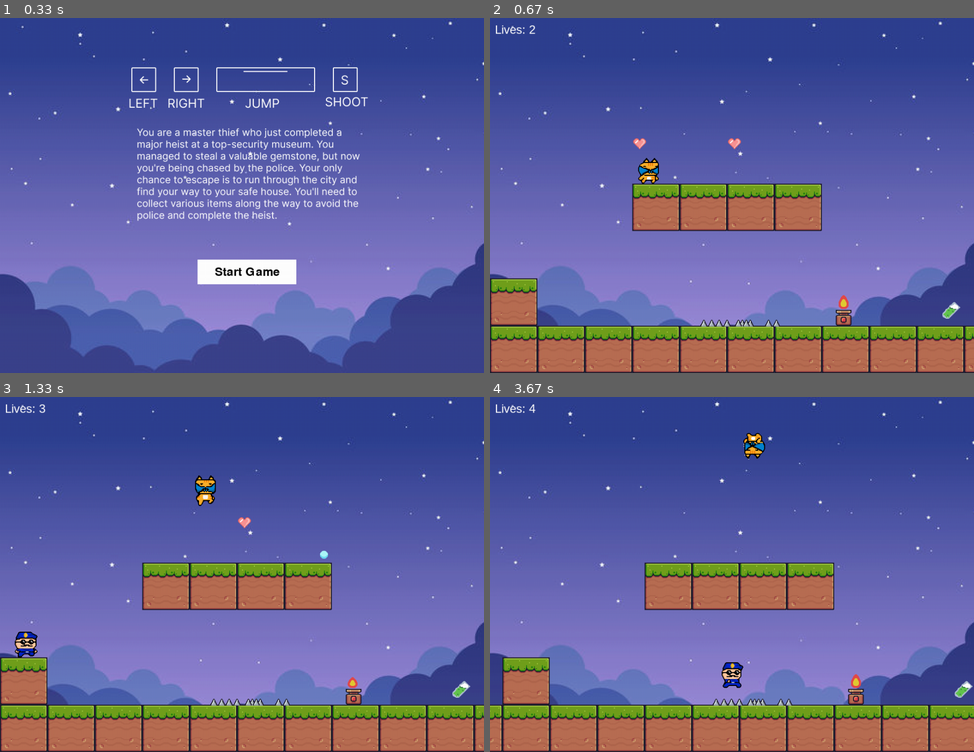
Above: before the commit, frames 1-4 (two rows, left to right).
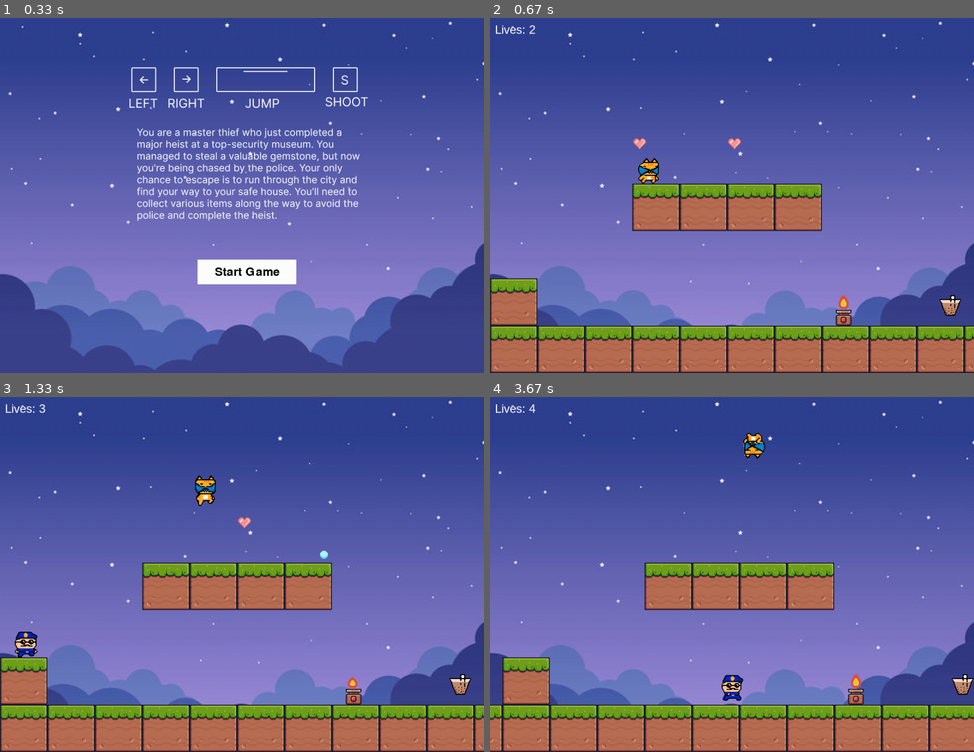
Above: after the commit, the same moments.

Repository: biancafu/pygame_hackathon
Game: pygame game, started from main.py
The game is run twice, just before and just after one commit, with the same random seed, the same clock (stepped at 60 frames per second) and the same inputs.
Inputs:
- Up to frame 1 (0.33 s): no input
- Up to frame 2 (0.67 s): click "Start Game" at 0.38 s
- Up to frame 3 (1.33 s): tap S at 0.67 s; hold Right from 1 s (still down); tap Space at 1.07 s
- Up to frame 4 (3.67 s): tap Space at 1.37, 1.57, 1.87, 2.07, 2.37, 2.63, 2.93, 3.07, 3.37 s; release Right at 1.47 s; hold Right 1.5-1.97 s; hold Left 2-2.53 s; tap S at 2.15 s; hold Left 2.57-2.97 s; hold Right 3-3.63 s

Frame 1 is identical in both runs. In frame 2, 0.4% of the frame differs, in the area x 43-98%, y 78-87%; in frame 3, 0.4%; in frame 4, 0.8%, in the area x 46-100%, y 74-87%.

Commit message:
changed the main function name around with menu

Diff:
--- a/main.py
+++ b/main.py
@@ -425,17 +425,17 @@
 
     def __init__(self, x, y, width, height):
         super().__init__(x, y, width, height, "speed")
-        self.heart = load_sprite_sheets("Items", "Potion", 32, 32)
-        self.image = self.heart["poison"][0]
+        self.speed = load_sprite_sheets("Items", "Potion", 32, 32)
+        self.image = self.speed["bbt"][0]
         self.mask = pygame.mask.from_surface(self.image)
         self.x = x
         self.y = y
         self.animation_count = 0
-        self.animation_name = "poison"
+        self.animation_name = "bbt"
 
     def loop(self): #looping for each frame
 
-        sprites = self.heart[self.animation_name]
+        sprites = self.speed[self.animation_name]
         sprite_index = (self.animation_count // self.ANIMATION_DELAY) % len(sprites)
         self.image = sprites[sprite_index]
         self.animation_count += 1
@@ -586,7 +586,7 @@
     pygame.display.update()
 
 
-def main_menu(window):
+def main(window):
     while True:
         window.blit(BG_IMG, (0,0))
         instruction_image = pygame.image.load("keys.png")
@@ -607,7 +607,7 @@
 
         if button_1.collidepoint((mx, my)):
             if click:
-                main(window)
+                main_game(window)
 
         pygame.display.update()
 
@@ -625,7 +625,7 @@
         clock.tick(FPS)
 
 
-def main(window):
+def main_game(window):
 
     block_size = 96
 
@@ -641,12 +641,16 @@
     collectibles = [heart1, heart2, speed]
     #blocks and traps
     blocks = []
+    fire = Fire(700, WIN_HEIGHT - block_size - 64, 16, 32)
+    fire.on()
+    floor = [Block(i * block_size, WIN_HEIGHT - block_size, block_size) for i in range(-WIN_WIDTH // block_size, (WIN_WIDTH * 5)// block_size)]
     # create a list of traps with random positions
     traps = []
     placed_traps = set()  # set to keep track of placed trap coordinates
+
     for i in range(5):  # create 5 traps
       while True:
-        x = random.randint(block_size * 4, WIN_WIDTH - block_size * 4)  # generate a random x coordinate within a range
+        x = random.randint(block_size * 4, WIN_WIDTH * 5 - block_size * 4)  # generate a random x coordinate within a range
         y = WIN_HEIGHT - block_size - 30  # set y-coordinate to floor level
         # check if there's a block at this position
         for block in blocks:
@@ -662,15 +666,13 @@
           traps.append(trap)
           placed_traps.add((x, y))
           break # found an available coordinate, break out of the loop
-    fire = Fire(700, WIN_HEIGHT - block_size - 64, 16, 32)
-    fire.on()
-    floor = [Block(i * block_size, WIN_HEIGHT - block_size, block_size) for i in range(-WIN_WIDTH // block_size, (WIN_WIDTH * 5)// block_size)]
     objects = [*floor, Block(0, WIN_HEIGHT - block_size * 2, block_size),
-               Block(block_size * 3, WIN_HEIGHT - block_size * 4, block_size),
-               Block(block_size * 4, WIN_HEIGHT - block_size * 4, block_size),
-               Block(block_size * 5, WIN_HEIGHT - block_size * 4, block_size),
-               Block(block_size * 6, WIN_HEIGHT - block_size * 4, block_size),
-               *traps, fire]
+                Block(block_size * 3, WIN_HEIGHT - block_size * 4, block_size),
+                Block(block_size * 4, WIN_HEIGHT - block_size * 4, block_size),
+                Block(block_size * 5, WIN_HEIGHT - block_size * 4, block_size),
+                Block(block_size * 6, WIN_HEIGHT - block_size * 4, block_size),
+                *traps, fire]
+
 
     offset_x = 0
     scroll_area_width = 320
@@ -744,6 +746,5 @@
     pygame.quit()
     quit()
 
-# if __name__ == "__main__":
-#     main(window)
-main_menu(window)
+if __name__ == "__main__":
+    main(window)
